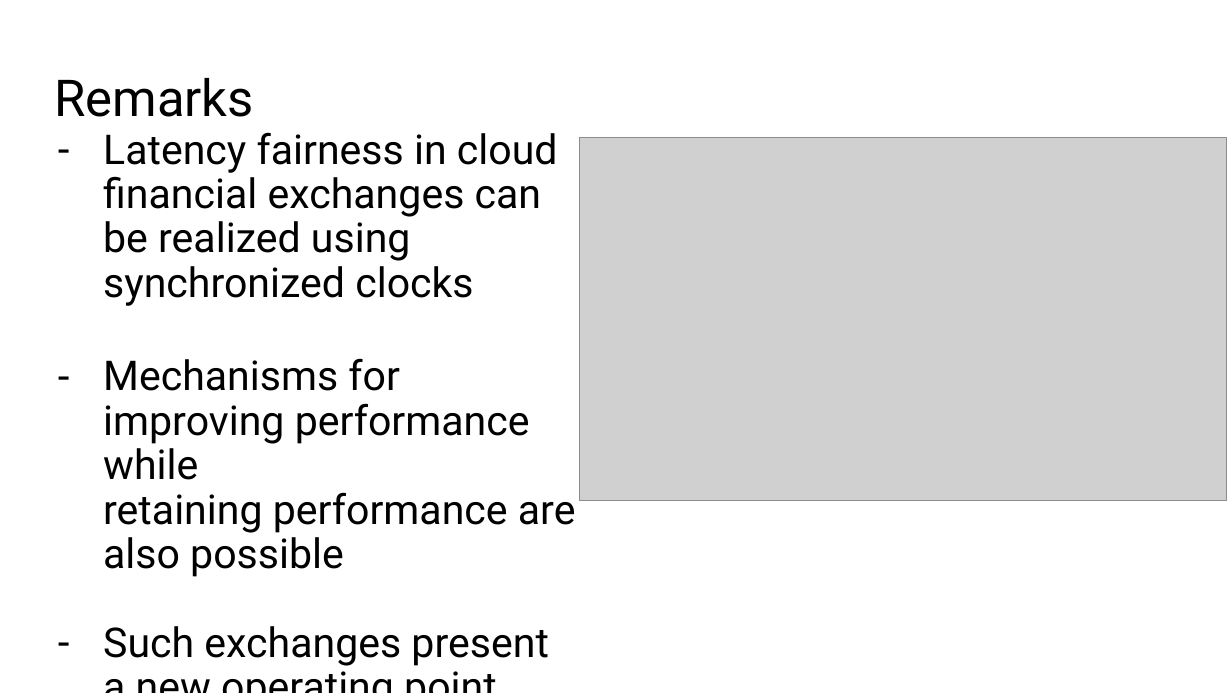
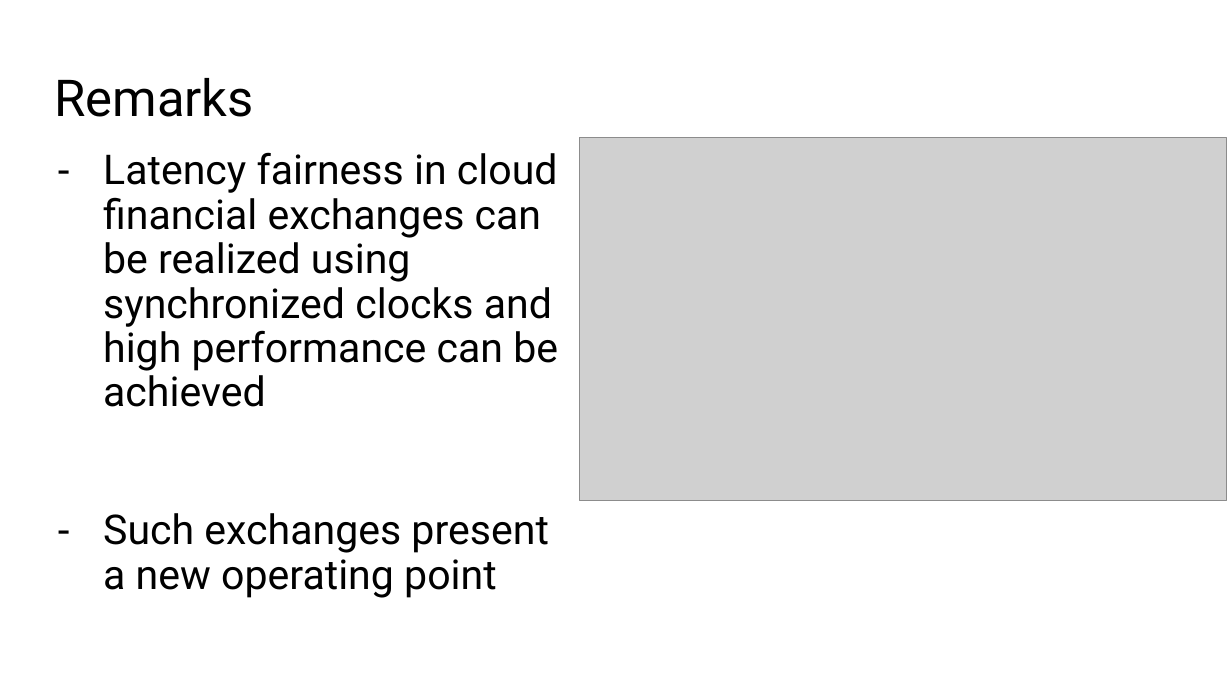
Before and after one commit to HaseebLUMS/Onyx-Presentation, a slide deck: slide 115 of thesis-latency-fairness.pptx (slide 120 before the commit). Drawn at 1232x693 pixels with LibreOffice and Linux fonts; fonts in the diff are those of the drawing; grey boxes stand for pictures. Boxes give left, top, right and bottom in pixels: in the first picture for what was removed or moved away, otherwise in the second. Text is boxed around its words. In the diff, an @@ line names an element or a change of style, - is before the commit and + after.

```diff
--- a/thesis-latency-fairness.pptx
+++ b/thesis-latency-fairness.pptx
@@ text "Latency fairness in cloud financial ...": place and size @@
-text "Latency fairness in cloud financial ..." at bbox=[103, 132, 576, 666]
+text "Latency fairness in cloud financial ..." at bbox=[103, 152, 558, 598]
@@ text at bbox=[103, 152, 558, 407]: text changed @@
-– Latency fairness in cloud financial exchanges can be realized using
-  synchronized clocks
-– Mechanisms for improving performance while
-  retaining performance are also possible
+– Latency fairness in cloud financial exchanges can be realized using
+  synchronized clocks and high performance can be achieved
```
Also in this commit, not shown: 15 other slides changed, 5 slides removed.
